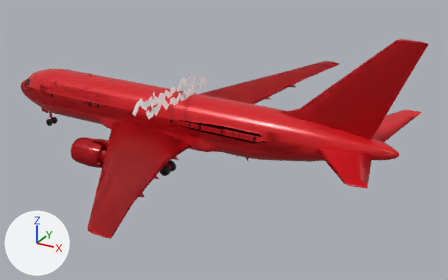
Two versions of the glTF model replay-engine/public/assets/aircraft/b767-300/b767-300-lod0.glb, one commit apart.
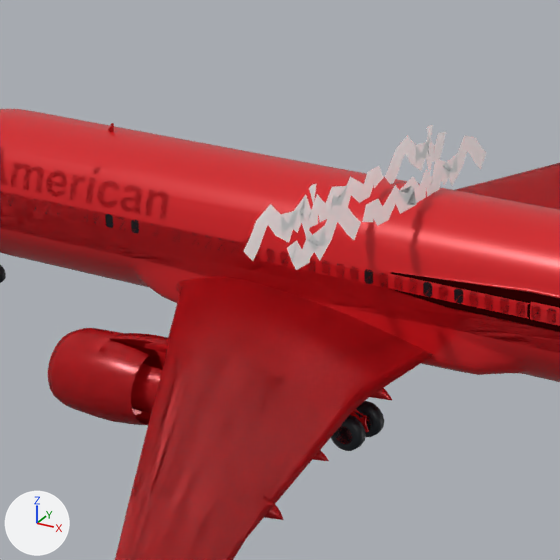
Old and new are each drawn whole from a camera (50 mm lens) standing at (43.5, -68.1, 27.6) and looking at (6.0, 0.0, -6.5) and again close up on the part from 12% to 52% of the width and 12% to 75% of the height. Arrows for +X, +Y and +Z are at lower left; the lights stay in place. The first two pictures are the older version. Where no turn or scale is listed for an object, it has been applied to the vertices. Vertices at exactly the same position are counted once.
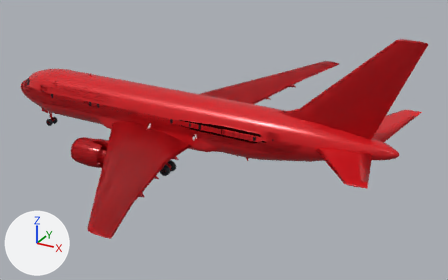
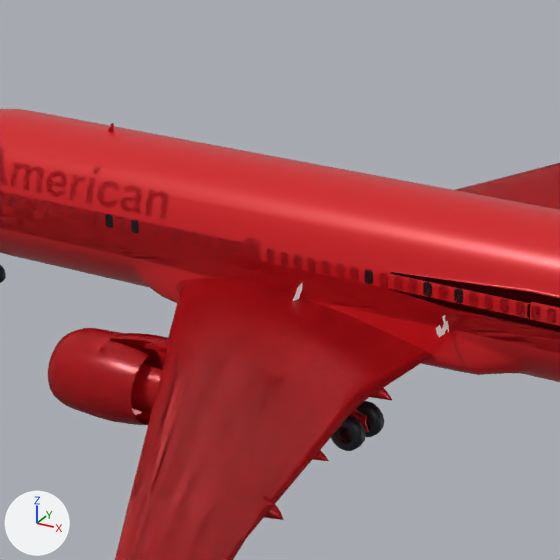
Boxes [x1, y1, x2, y2] around the edits, measured in the close-ups (560 x 560 px):
'Alien Air embedded fuselage lettering.001', reshaped (not visible afterwards)
    before: [362, 158, 450, 226]
'Alien Air embedded fuselage lettering.007', reshaped (not visible afterwards)
    before: [289, 166, 383, 233]
'Alien Air embedded fuselage lettering.006', reshaped
    before: [244, 204, 297, 261]
    after: [293, 283, 302, 301]
'Alien Air embedded fuselage lettering.002', reshaped (mostly hidden afterwards)
    before: [308, 205, 361, 261]
    after: [444, 321, 449, 332]
'Alien Air embedded fuselage lettering.008', reshaped (not visible afterwards)
    before: [385, 135, 430, 184]
'Alien Air embedded fuselage lettering.003', reshaped (58% narrower, 57% shorter)
    before: [287, 231, 319, 270]
    after: [436, 321, 449, 337]
'Alien Air embedded fuselage lettering.010', reshaped (not visible afterwards)
    before: [309, 184, 317, 204]

Patch to the scene script:
```diff
--- a/replay-engine/public/assets/aircraft/b767-300/b767-300-lod0.glb.py
+++ b/replay-engine/public/assets/aircraft/b767-300/b767-300-lod0.glb.py
@@ me_mesh_31 @@
-me_mesh_31.from_pydata(...)  # 38 vertices, 36 faces; spans x 32.3, y -5.48..1.52, z 9.46..11.06
+me_mesh_31.from_pydata(...)  # 38 vertices, 36 faces; spans x 34.84, y -1.56..1.91, z 4.82..5.58
+# me_mesh_31 part 1: 38 of 38 vertices moved; they spanned x 32.3, y -5.48..1.52, z 9.46..11.06 and now span x 34.84, y -1.56..1.91, z 4.82..5.58; mean shift (2.54, 2.11, -4.99)
 me_mesh_31.materials.append(mat_alien_air_embedded_white_fuselage_lettering)
@@ me_mesh_32 @@
-me_mesh_32.from_pydata(...)  # 16 vertices, 14 faces; spans x 32.3, y -9.31..-5.56, z 9.38..11.39
+me_mesh_32.from_pydata(...)  # 16 vertices, 14 faces; spans x 34.84, y -3.48..-1.63, z 4.78..5.74
+# me_mesh_32 part 2: 16 of 16 vertices moved; they spanned x 32.3, y -9.31..-5.56, z 9.38..11.39 and now span x 34.84, y -3.48..-1.63, z 4.78..5.74; mean shift (2.54, 4.9, -5.08)
 me_mesh_32.materials.append(mat_alien_air_embedded_white_fuselage_lettering)
@@ me_mesh_33 @@
-me_mesh_33.from_pydata(...)  # 12 vertices, 10 faces; spans x 32.3, y -10.66..-8.48, z 9.55..10.87
+me_mesh_33.from_pydata(...)  # 12 vertices, 10 faces; spans x 34.84, y -4.16..-3.1, z 4.86..5.48
+# me_mesh_33 part 3: 12 of 12 vertices moved; they spanned x 32.3, y -10.66..-8.48, z 9.55..10.87 and now span x 34.84, y -4.16..-3.1, z 4.86..5.48; mean shift (2.54, 6.0, -5.0)
 me_mesh_33.materials.append(mat_alien_air_embedded_white_fuselage_lettering)
@@ me_mesh_36 @@
-me_mesh_36.from_pydata(...)  # 16 vertices, 14 faces; spans x 30.09, y -10.48..-6.73, z 9.38..11.39
+me_mesh_36.from_pydata(...)  # 16 vertices, 14 faces; spans x 27.55, y -4.06..-2.22, z 4.78..5.74
+# me_mesh_36 part 4: 16 of 16 vertices moved; they spanned x 30.09, y -10.48..-6.73, z 9.38..11.39 and now span x 27.55, y -4.06..-2.22, z 4.78..5.74; mean shift (-2.54, 5.44, -5.08)
 me_mesh_36.materials.append(mat_alien_air_embedded_white_fuselage_lettering)
@@ me_mesh_37 @@
-me_mesh_37.from_pydata(...)  # 38 vertices, 36 faces; spans x 30.09, y -7.49..-0.49, z 9.46..11.06
+me_mesh_37.from_pydata(...)  # 38 vertices, 36 faces; spans x 27.55, y -2.57..0.9, z 4.82..5.58
+# me_mesh_37 part 5: 38 of 38 vertices moved; they spanned x 30.09, y -7.49..-0.49, z 9.46..11.06 and now span x 27.55, y -2.57..0.9, z 4.82..5.58; mean shift (-2.54, 3.2, -4.99)
 me_mesh_37.materials.append(mat_alien_air_embedded_white_fuselage_lettering)
@@ me_mesh_38 @@
-me_mesh_38.from_pydata(...)  # 16 vertices, 14 faces; spans x 30.09, y -0.41..3.34, z 9.38..11.39
+me_mesh_38.from_pydata(...)  # 16 vertices, 14 faces; spans x 27.55, y 0.97..2.82, z 4.78..5.74
+# me_mesh_38 part 6: 16 of 16 vertices moved; they spanned x 30.09, y -0.41..3.34, z 9.38..11.39 and now span x 27.55, y 0.97..2.82, z 4.78..5.74; mean shift (-2.54, 0.41, -5.08)
 me_mesh_38.materials.append(mat_alien_air_embedded_white_fuselage_lettering)
@@ me_mesh_40 @@
-me_mesh_40.from_pydata(...)  # 6 vertices, 4 faces; spans x 30.09, y -5.964..-5.415, z 10.46..11.315
-me_mesh_40.vertices[0].co = (30.09, -5.964, 11.248)  # pixel (308, 187)
-me_mesh_40.vertices[1].co = (30.09, -5.715, 10.46)  # pixel (313, 204)
-me_mesh_40.vertices[2].co = (30.09, -5.689, 11.315)  # pixel (312, 184)
-me_mesh_40.vertices[3].co = (30.09, -5.689, 10.488)  # pixel (313, 203)
-me_mesh_40.vertices[4].co = (30.09, -5.415, 11.248)  # pixel (316, 184)
-me_mesh_40.vertices[5].co = (30.09, -5.663, 10.46)  # pixel (313, 204)
+me_mesh_40.from_pydata(...)  # 6 vertices, 4 faces; spans x 27.549, y -1.815..-1.553, z 5.316..5.701
+# me_mesh_40 part 7
+me_mesh_40.vertices[0].co = (27.549, -1.815, 5.668)
+me_mesh_40.vertices[1].co = (27.549, -1.703, 5.316)
+me_mesh_40.vertices[2].co = (27.549, -1.684, 5.701)
+me_mesh_40.vertices[3].co = (27.549, -1.684, 5.331)
+me_mesh_40.vertices[4].co = (27.549, -1.553, 5.668)
+me_mesh_40.vertices[5].co = (27.549, -1.664, 5.316)
 me_mesh_40.materials.append(mat_alien_air_embedded_white_fuselage_lettering)
```
